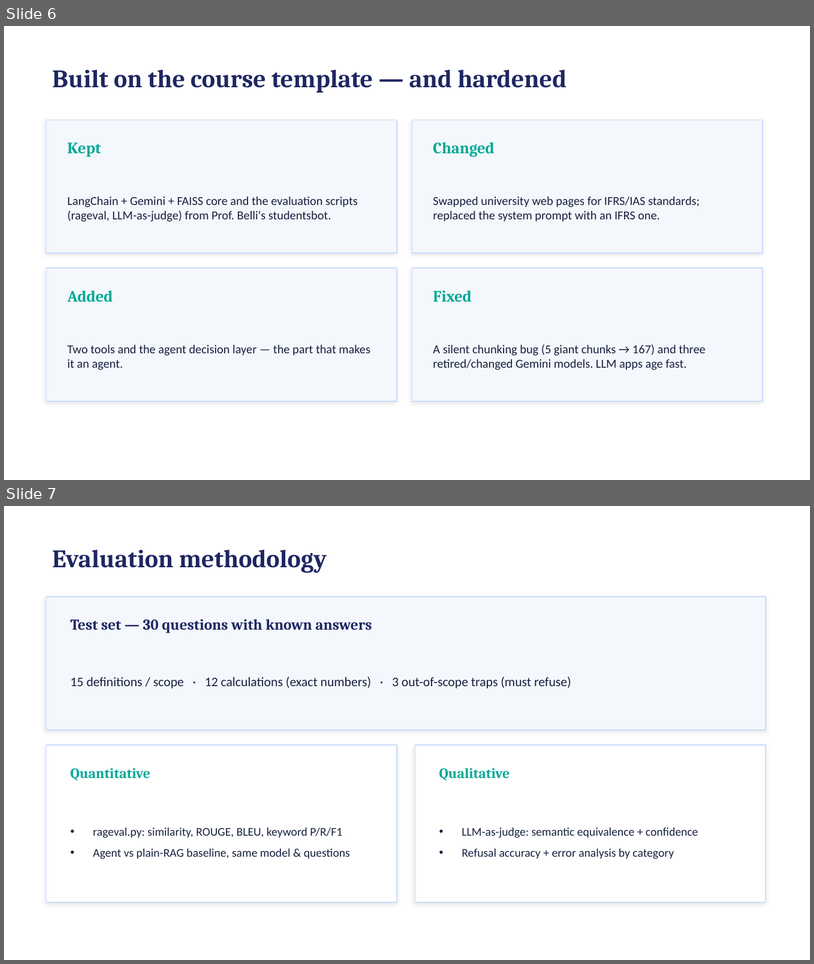
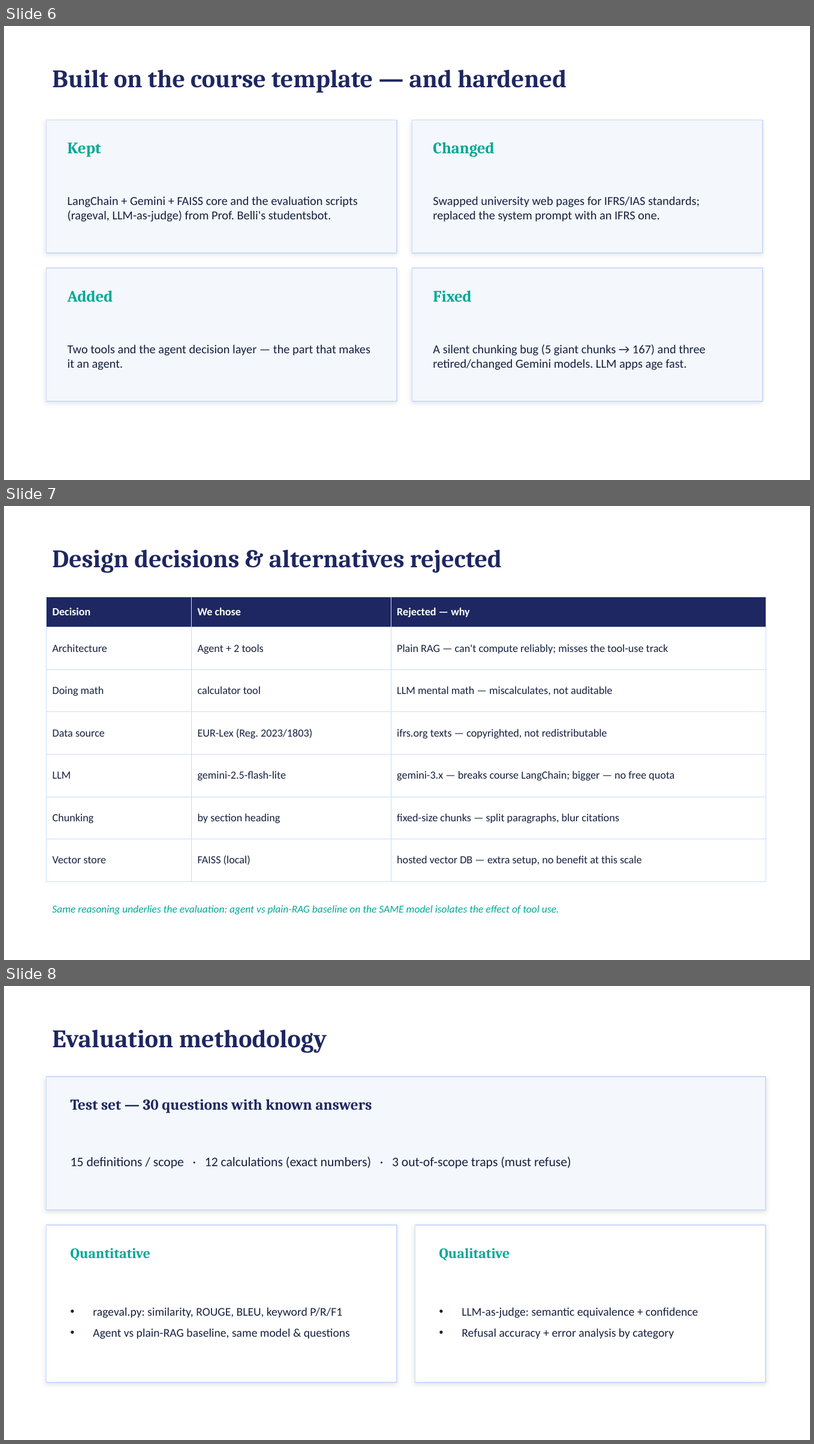
Before and after one commit to dhiatnit/ifrs-agent, a slide deck: slides/presentation.pptx. Shown one above the other, each under a label of ours: slides 6 and 7 before the commit, slides 6, 7 and 8 after it. The pictures are 814x964 and 814x1444 pixels, drawn with LibreOffice and Linux fonts; fonts in the diff are those of the drawing. Boxes give left, top, right and bottom in pixels: in the first picture for what was removed or moved away, otherwise in the second. Text is boxed around its words. In the diff, an @@ line names an element or a change of style, - is before the commit and + after.

Commit message:
Explain the why, not just the what: framing + alternatives
- README: add a Problem framing section and a Design decisions &
  alternatives-considered table (agent vs RAG, calculator vs LLM
  math, EUR-Lex vs ifrs.org, flash-lite vs gemini-3.x, section vs
  fixed chunking, FAISS vs hosted). Fix stale usage commands.
- Slides: add a Design decisions & alternatives-rejected slide
  (13 total).
Addresses the rubric on design rationale.

```diff
--- a/slides/presentation.pptx
+++ b/slides/presentation.pptx
@@ slide 7 added at (4, 506, 810, 960), background #FFFFFF @@
@@ text added at (52, 550, 502, 573), 30 pt, text #1E2761, bold @@
+Design decisions & alternatives rejected
@@ table added at (47, 597, 766, 875), 7 rows, 3 columns @@
+Decision | We chose | Rejected — why
+Architecture | Agent + 2 tools | Plain RAG — can't compute reliably; misses the tool-use track
+Doing math | calculator tool | LLM mental math — miscalculates, not auditable
+Data source | EUR-Lex (Reg. 2023/1803) | ifrs.org texts — copyrighted, not redistributable
+LLM | gemini-2.5-flash-lite | gemini-3.x — breaks course LangChain; bigger — no free quota
+Chunking | by section heading | fixed-size chunks — split paragraphs, blur citations
+Vector store | FAISS (local) | hosted vector DB — extra setup, no benefit at this scale
@@ text added at (52, 905, 560, 914), 12.5 pt, text #00A896, italic @@
+Same reasoning underlies the evaluation: agent vs plain-RAG baseline on the SAME model isolates the effect of tool use.
@@ what was slide 7 is now slide 8 @@
```
Also in this commit, not shown: 2 other files.
